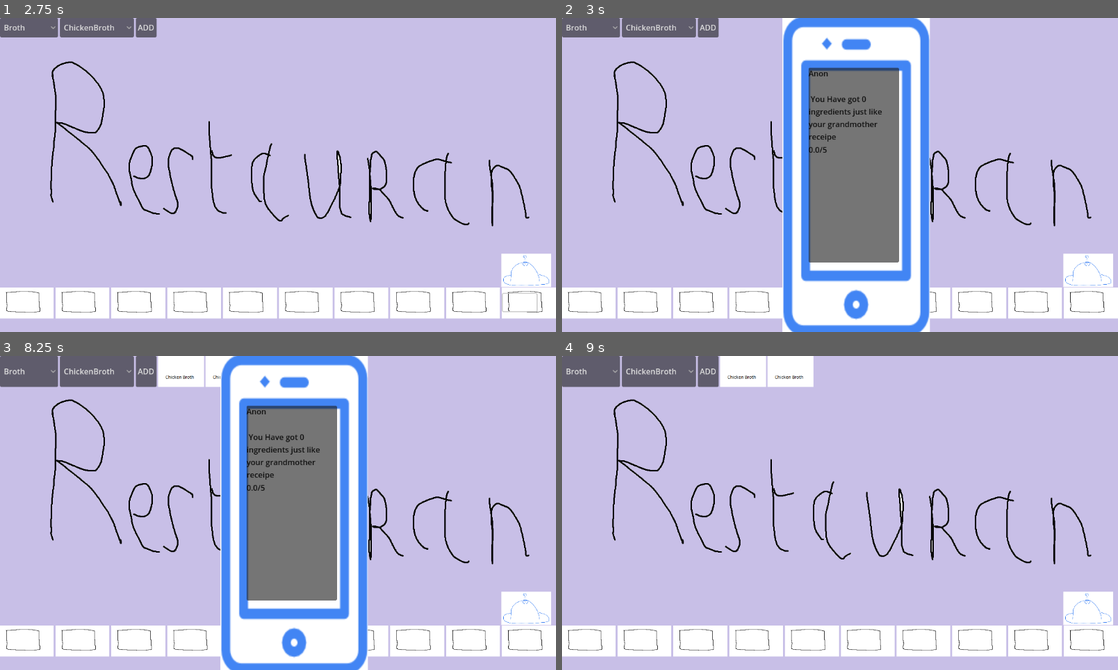
Above: before the commit, frames 1-4 (two rows, left to right).
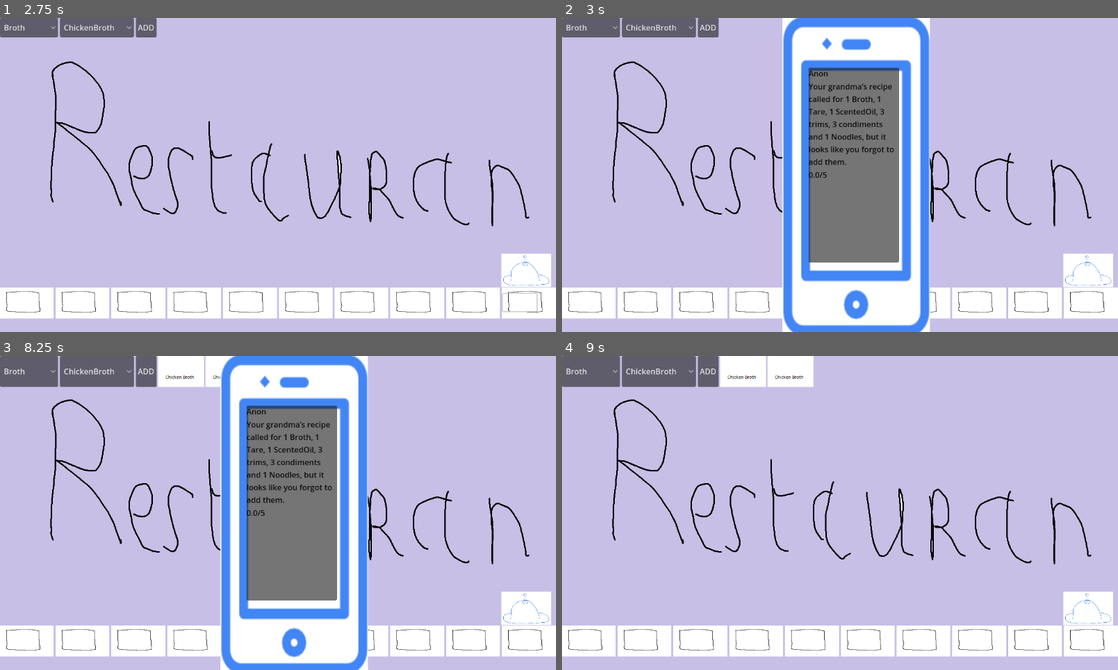
Above: after the commit, the same moments.

Repository: Hardy-Thomas/RyuNoFoku
Game: Godot game, scene res://scenes/main.tscn
The game is run twice, just before and just after one commit, with the same random seed, the same clock (stepped at 60 frames per second) and the same inputs.
Inputs (mouse positions are in pixels of both pictures, inside the frame that each line leads up to):
- Up to frame 1 (2.75 s): click "Broth" at 0.5 s; click "ChickenBroth" at 1.25 s; click (517, 303) at 2 s
- Up to frame 2 (3 s): click (1090, 269) at 2.75 s
- Up to frame 3 (8.25 s): click (289, 503) at 3.5 s; click "ADD" at 4.25 s; click "Broth" at 5 s; click "ChickenBroth" at 5.75 s; click "ADD" at 6.5 s; click (517, 641) at 7.25 s; click (528, 607) at 8 s
- Up to frame 4 (9 s): click (851, 503) at 8.75 s

Frame 1 is identical in both runs. In frame 2, 0.8% of the frame differs, in the area x 44-60%, y 20-51%; in frame 3, 0.8%; in frame 4, nothing differs.

Commit message:
Bon si j'ai pas le choix

Diff:
--- a/scenes/dialog.tscn
+++ b/scenes/dialog.tscn
@@ -1,7 +1,7 @@
 [gd_scene load_steps=5 format=3 uid="uid://c0bbudwwfhd02"]
 
 [ext_resource type="Texture2D" uid="uid://cdvrpnu2a5voo" path="res://picture/sprite/Rating/phone.png" id="1_pkx4w"]
-[ext_resource type="Script" uid="uid://brb0vewjfuu5x" path="res://scenes/dialog.gd" id="2_36pgd"]
+[ext_resource type="Script" uid="uid://brb0vewjfuu5x" path="res://scripts/dialog.gd" id="2_36pgd"]
 
 [sub_resource type="StyleBoxTexture" id="StyleBoxTexture_36pgd"]
 texture = ExtResource("1_pkx4w")
--- a/scripts/IngredientIcon.gd
+++ b/scripts/IngredientIcon.gd
@@ -25,6 +25,4 @@
 	preview.expand_mode = TextureRect.EXPAND_FIT_WIDTH_PROPORTIONAL
 
 	set_drag_preview(preview)
-
-	print("🚀 Drag data créé: ", drag_data)
 	return drag_data
--- a/scenes/dialog.gd
+++ b/scripts/dialog.gd
@@ -26,5 +26,5 @@
 
 
 func _on_button_pressed() -> void:
-	print('hello')
+
 	close()
--- a/scripts/main.gd
+++ b/scripts/main.gd
@@ -33,12 +33,14 @@
 var ingredients_by_category := {}
 
 func _ready():
+
 	organize_ingredients_by_category()
 	setup_dropdowns()
 	setup_board()
 	position_board_bottom()
 	validate_button.pressed.connect(on_validate)
 	add_button.pressed.connect(on_add_ingredient)
+
 
 func organize_ingredients_by_category():
 	ingredients_by_category = {}
@@ -60,7 +62,7 @@
 	# Connect signal
 	category_dropdown.item_selected.connect(on_category_selected)
 
-	# Setup initial ingredient dropdown
+	# Setup initiaim", "trim", "trim", "condiment", "condiment", "condiment", "Noodles"]
 	update_ingredient_dropdown(0)
 
 func on_category_selected(index):
@@ -131,7 +133,7 @@
 	grid.add_theme_constant_override("h_separation", 10)
 	grid.add_theme_constant_override("v_separation", 10)
 
-	# Remplacer l'ancien container
+	# Remplacer l'im", "trim", "trim", "condiment", "condiment", "condiment", "Noodles"]
 	var parent = container.get_parent()
 	var index = container.get_index()
 
@@ -146,6 +148,44 @@
 		board = grid
 
 	container.queue_free()
+
+
+#fonction vectoriel qui perme d'obtenir les catégories a partir des noms
+
+func get_categorys_from_names(NameList):
+	var NameList_categories = NameList.map(
+		func(name):
+			return INGREDIENTS.filter(func(i): return i["name"] == name)[0]["category"]
+	)
+	return NameList_categories
+
+
+
+
+
+
+#renvoie un dictionnaire
+func count_categories(categories):
+	var counts := {}
+	for cat in categories:
+		if counts.has(cat):
+			counts[cat] += 1
+		else:
+			counts[cat] = 1
+	return counts
+
+
+
+
+func check_categories_secret_matching(TheGuess):
+	#on retire les éléments du guess a secret comme ça on se retrouve avec seulement les manquant pour afficher ce qui nous manque
+
+	var remaining = secret.filter(func(i): return i not in TheGuess)
+	var Toto = get_categorys_from_names(remaining)
+	Toto = count_categories(Toto)
+	return Toto
+
+
 
 func validations():
 	var guessed_recipe = []
@@ -158,29 +198,22 @@
 		if ingredient in secret:
 			score += 1  # bon ingrédient
 			good += 1
-			print(score)
+
 		else:
-			print(ingredient)
-			print(secret)
+
 			if " " == ingredient:
 				print(" ")
 				if not(" " in secret) :
-					print("VOVOOVOVOOVOVOODSFJFGMKSDJGHMLKSDJGFMLKDSMLKGMSLDKGMDSKGMLKSDGMKDSMLGK")
-			score -= 2  # ingrédient mauvais ingrédient
-			print("MALUS")
+					score -= 2  # ingrédient mauvais ingrédient
+
 
 	#MISSING INGREDIENT YOU SUCK LOL
 	for ingredient in secret:
 		if ingredient not in guessed_recipe:
 			print(ingredient)
-			score -= 1  # ingrédient manquant
-			print("looser")
-		#BON J'AI IMPROVISE LE SCORRING
-	print('HAAAAAAAAAAAAAAAa')
-
-	print(score)
-	print(score/len(secret))
-	print(score*5/len(secret))
+			score -= 1  # ingrédient manquant condiment
+
+		#BON J'AI IMPROVISE LE SCORRINGcondimentcondiment
 	score = score/len(secret)*5
 
 	if score < 0:
@@ -188,10 +221,37 @@
 
 	print("Score final :", score)
 	return [score,good]
+var missing_ingredients = {
+	"Broth": 1,
+	"Tare": 1,
+	"ScentedOil": 1,
+	"trim": 3,
+	"condiment": 3,
+	"Noodles": 1
+}
+
+func generate_text_category(missing_dict):
+	var parts: Array = []
+	for k in missing_dict.keys():
+		var v = missing_dict[k]
+		var name = k if v == 1 else k + "s"
+		parts.append(str(v) + " " + name)
+
+	var text: String
+	if parts.size() > 1:
+		text = ", ".join(parts.slice(0, parts.size() - 1)) + " and " + parts[-1]
+	else:
+		text = parts[0]
+	return "Your grandma’s recipe called for %s, but it looks like you forgot to add them." % text
+
+
+
+
 
 func on_validate():
 	var guess = []
 func _on_texture_button_pressed() -> void:
+
 	var guess = ""
 	for slot in board.get_children():
 		if slot is TextureRect and slot.ingredient_name != "":
@@ -205,5 +265,9 @@
 	var valid = validations()
 	score = valid[0]
 	good = valid[1]
-	phone_feedback.display("Anon",guess + "\n You Have got " +str(good) + " ingredients just like your grandmother receipe",score)
+	print(generate_text_category(check_categories_secret_matching(guess)))
+	phone_feedback.display("Anon",generate_text_category(check_categories_secret_matching(guess)) ,score)
+
+	#phone_feedback.display("Anon",guess + "\n You Have got " +str(good) + " ingredients just like your grandmother receipe",score)
 	print("Recette proposée :", guess)
+	check_categories_secret_matching(guess)
--- a/scripts/main_BACKUP_31215.gd
+++ /dev/null
@@ -1,74 +0,0 @@
-extends Node2D
-
-const INGREDIENTS = [
-	{"name": "ChickenBroth", "picture": "res://picture/ingredient/ChickenBroth.png"},
-	{"name": "VegetableBroth", "picture": "res://picture/ingredient/VegetableBroth.png"},
-	{"name": "PorkBroth", "picture": "res://picture/ingredient/PorkBroth.png"},
-	{"name": "Tare", "picture": "res://picture/ingredient/Tare.png"},
-	{"name": "ScentedOil", "picture": "res://picture/ingredient/ScentedOil.png"},
-	{"name": "PickledEggs", "picture": "res://picture/ingredient/PickledEggs.png"},
-	{"name": "Menma", "picture": "res://picture/ingredient/Menma.png"},
-	{"name": "Chashu", "picture": "res://picture/ingredient/Chashu.png"},
-	{"name": "RiceNoodles ", "picture": "res://picture/ingredient/RiceNoodles.png"},
-	{"name": "WheatNoodles ", "picture": "res://picture/ingredient/WheatNoodles.png"},
-	{"name": "SpringOnions", "picture": "res://picture/ingredient/SpringOnions.png"},
-	{"name": "NoriSheets", "picture": "res://picture/ingredient/NoriSheets.png"},
-	{"name": "Narutomaki", "picture": "res://picture/ingredient/Narutomaki.png"}
-]
-
-var secret = ["PorkBroth", "Tare", "ScentedOil", "PickledEggs", "Menma", "Chashu", "WheatNoodles", "SpringOnions", "NoriSheets", "Narutomaki"]
-
-
-# Références UI
-@onready var shelf = $UI/IngredientsShelf
-@onready var board = $UI/RecipeBoard
-@onready var feedback = $UI/Feedback
-@onready var validate_button = $UI/Valider
-@onready var phone_feedback = $UI/dialog
-var current_guess := []
-
-func _ready():
-	setup_shelf()
-	setup_board()
-
-
-func setup_shelf():
-	for ing in INGREDIENTS:
-		var icon = preload("res://scenes/ingredient_icon.tscn").instantiate()
-		icon.texture = load(ing.picture)
-		icon.ingredient_name = ing.name
-		icon.custom_minimum_size = Vector2(64, 64)
-		icon.size_flags_horizontal = Control.SIZE_SHRINK_CENTER
-		shelf.add_child(icon)
-
-func setup_board():
-	# Vide le board au cas où
-	for child in board.get_children():
-		child.queue_free()
-
-	for i in range(secret.size()):
-		var slot = preload("res://scenes/slot.tscn").instantiate()
-
-		# Configuration critique
-		slot.custom_minimum_size = Vector2(64, 64)
-		slot.size_flags_horizontal = Control.SIZE_EXPAND_FILL
-		slot.size_flags_vertical = Control.SIZE_SHRINK_CENTER
-
-		board.add_child(slot)
-		print("Slot ", i, " créé - Parent: ", slot.get_parent().name)
-
-func position_board_bottom():
-	# Positionnement plus robuste
-	var screen_size = get_viewport().get_visible_rect().size
-	board.position = Vector2(0, screen_size.y - 100)
-	board.size = Vector2(screen_size.x, 80)
-
-func _on_texture_button_pressed() -> void:
-	var guess = ""
-	for slot in board.get_children():
-		if slot is TextureRect and slot.ingredient_name != "":
-			current_guess.append(slot.ingredient_name)
-			guess = guess + " and " + slot.ingredient_name
-
-	phone_feedback.display(guess)
-	print("Recette proposée :", guess)
--- a/scripts/main_BASE_31215.gd
+++ /dev/null
@@ -1,58 +0,0 @@
-extends Node2D
-
-const INGREDIENTS = [
-	{"name": "ChickenBroth", "picture": "res://picture/ingredient/ChickenBroth.png"},
-	{"name": "VegetableBroth", "picture": "res://picture/ingredient/VegetableBroth.png"},
-	{"name": "PorkBroth", "picture": "res://picture/ingredient/PorkBroth.png"},
-	{"name": "Tare", "picture": "res://picture/ingredient/Tare.png"},
-	{"name": "ScentedOil", "picture": "res://picture/ingredient/ScentedOil.png"},
-	{"name": "PickledEggs", "picture": "res://picture/ingredient/PickledEggs.png"},
-	{"name": "Menma", "picture": "res://picture/ingredient/Menma.png"},
-	{"name": "Chashu", "picture": "res://picture/ingredient/Chashu.png"},
-	{"name": "RiceNoodles ", "picture": "res://picture/ingredient/RiceNoodles.png"},
-	{"name": "WheatNoodles ", "picture": "res://picture/ingredient/WheatNoodles.png"},
-	{"name": "SpringOnions", "picture": "res://picture/ingredient/SpringOnions.png"},
-	{"name": "NoriSheets", "picture": "res://picture/ingredient/NoriSheets.png"},
-	{"name": "Narutomaki", "picture": "res://picture/ingredient/Narutomaki.png"}
-]
-
-var secret = ["PorkBroth", "Tare", "ScentedOil", "PickledEggs", "Menma", "Chashu", "WheatNoodles", "SpringOnions", "NoriSheets", "Narutomaki"]
-
-# Références UI
-@onready var shelf = $UI/IngredientsShelf
-@onready var board = $UI/RecipeBoard
-@onready var feedback = $UI/Feedback
-@onready var validate_button = $UI/Valider
-
-var current_guess := []
-
-func _ready():
-	setup_shelf()
-	setup_board()
-	validate_button.pressed.connect(on_validate)
-
-
-func setup_shelf():
-	for ing in INGREDIENTS:
-		var icon = preload("res://scenes/ingredient_icon.tscn").instantiate()
-		icon.texture = load(ing.picture)
-		icon.ingredient_name = ing.name
-		icon.custom_minimum_size = Vector2(64, 64)
-		shelf.add_child(icon)
-
-
-func setup_board():
-	for i in range(secret.size()):
-		var slot = preload("res://scenes/slot.tscn").instantiate()
-		slot.texture = load("res://picture/empty_slot.png")
-		slot.custom_minimum_size = Vector2(64, 64)
-		board.add_child(slot)
-
-
-
-
-func on_validate():
-	var guess = []
-	for slot in board.get_children():
-		guess.append(slot.ingredient_name)
-	print("Recette proposée :", guess)
--- a/scripts/main_LOCAL_31215.gd
+++ /dev/null
@@ -1,63 +0,0 @@
-extends Node2D
-
-const INGREDIENTS = [
-	{"name": "ChickenBroth", "picture": "res://picture/ingredient/ChickenBroth.png"},
-	{"name": "VegetableBroth", "picture": "res://picture/ingredient/VegetableBroth.png"},
-	{"name": "PorkBroth", "picture": "res://picture/ingredient/PorkBroth.png"},
-	{"name": "Tare", "picture": "res://picture/ingredient/Tare.png"},
-	{"name": "ScentedOil", "picture": "res://picture/ingredient/ScentedOil.png"},
-	{"name": "PickledEggs", "picture": "res://picture/ingredient/PickledEggs.png"},
-	{"name": "Menma", "picture": "res://picture/ingredient/Menma.png"},
-	{"name": "Chashu", "picture": "res://picture/ingredient/Chashu.png"},
-	{"name": "RiceNoodles ", "picture": "res://picture/ingredient/RiceNoodles.png"},
-	{"name": "WheatNoodles ", "picture": "res://picture/ingredient/WheatNoodles.png"},
-	{"name": "SpringOnions", "picture": "res://picture/ingredient/SpringOnions.png"},
-	{"name": "NoriSheets", "picture": "res://picture/ingredient/NoriSheets.png"},
-	{"name": "Narutomaki", "picture": "res://picture/ingredient/Narutomaki.png"}
-]
-
-var secret = ["PorkBroth", "Tare", "ScentedOil", "PickledEggs", "Menma", "Chashu", "WheatNoodles", "SpringOnions", "NoriSheets", "Narutomaki"]
-
-# Références UI
-@onready var shelf = $UI/IngredientsShelf
-@onready var board = $UI/RecipeBoard
-@onready var feedback = $UI/Feedback
-@onready var validate_button = $UI/Valider
-@onready var phone_feedback = $UI/dialog
-var current_guess := []
-
-func _ready():
-	setup_shelf()
-	setup_board()
-
-
-
-
-func setup_shelf():
-	for ing in INGREDIENTS:
-		var icon = preload("res://scenes/ingredient_icon.tscn").instantiate()
-		icon.texture = load(ing.picture)
-		icon.ingredient_name = ing.name
-		icon.custom_minimum_size = Vector2(64, 64)
-		shelf.add_child(icon)
-
-
-func setup_board():
-	for i in range(secret.size()):
-		var slot = preload("res://scenes/slot.tscn").instantiate()
-		slot.texture = load("res://picture/empty_slot.png")
-		slot.custom_minimum_size = Vector2(64, 64)
-		board.add_child(slot)
-
-
-
-
-func _on_texture_button_pressed() -> void:
-	var guess = ""
-	for slot in board.get_children():
-		if slot is TextureRect and slot.ingredient_name != "":
-			current_guess.append(slot.ingredient_name)
-			guess = guess + " and " + slot.ingredient_name
-
-	phone_feedback.display(guess)
-	print("Recette proposée :", guess)
--- a/scripts/main_REMOTE_31215.gd
+++ /dev/null
@@ -1,71 +0,0 @@
-extends Node2D
-
-const INGREDIENTS = [
-	{"name": "ChickenBroth", "picture": "res://picture/ingredient/ChickenBroth.png"},
-	{"name": "VegetableBroth", "picture": "res://picture/ingredient/VegetableBroth.png"},
-	{"name": "PorkBroth", "picture": "res://picture/ingredient/PorkBroth.png"},
-	{"name": "Tare", "picture": "res://picture/ingredient/Tare.png"},
-	{"name": "ScentedOil", "picture": "res://picture/ingredient/ScentedOil.png"},
-	{"name": "PickledEggs", "picture": "res://picture/ingredient/PickledEggs.png"},
-	{"name": "Menma", "picture": "res://picture/ingredient/Menma.png"},
-	{"name": "Chashu", "picture": "res://picture/ingredient/Chashu.png"},
-	{"name": "RiceNoodles ", "picture": "res://picture/ingredient/RiceNoodles.png"},
-	{"name": "WheatNoodles ", "picture": "res://picture/ingredient/WheatNoodles.png"},
-	{"name": "SpringOnions", "picture": "res://picture/ingredient/SpringOnions.png"},
-	{"name": "NoriSheets", "picture": "res://picture/ingredient/NoriSheets.png"},
-	{"name": "Narutomaki", "picture": "res://picture/ingredient/Narutomaki.png"}
-]
-
-var secret = ["PorkBroth", "Tare", "ScentedOil", "PickledEggs", "Menma", "Chashu", "WheatNoodles", "SpringOnions", "NoriSheets", "Narutomaki"]
-
-
-# Références UI
-@onready var shelf = $UI/IngredientsShelf
-@onready var board = $UI/RecipeBoard
-@onready var feedback = $UI/Feedback
-@onready var validate_button = $UI/Valider
-
-var current_guess := []
-
-func _ready():
-	setup_shelf()
-	setup_board()
-	position_board_bottom()
-	validate_button.pressed.connect(on_validate)
-
-func setup_shelf():
-	for ing in INGREDIENTS:
-		var icon = preload("res://scenes/ingredient_icon.tscn").instantiate()
-		icon.texture = load(ing.picture)
-		icon.ingredient_name = ing.name
-		icon.custom_minimum_size = Vector2(64, 64)
-		icon.size_flags_horizontal = Control.SIZE_SHRINK_CENTER
-		shelf.add_child(icon)
-
-func setup_board():
-	# Vide le board au cas où
-	for child in board.get_children():
-		child.queue_free()
-
-	for i in range(secret.size()):
-		var slot = preload("res://scenes/slot.tscn").instantiate()
-
-		# Configuration critique
-		slot.custom_minimum_size = Vector2(64, 64)
-		slot.size_flags_horizontal = Control.SIZE_EXPAND_FILL
-		slot.size_flags_vertical = Control.SIZE_SHRINK_CENTER
-
-		board.add_child(slot)
-		print("Slot ", i, " créé - Parent: ", slot.get_parent().name)
-
-func position_board_bottom():
-	# Positionnement plus robuste
-	var screen_size = get_viewport().get_visible_rect().size
-	board.position = Vector2(0, screen_size.y - 100)
-	board.size = Vector2(screen_size.x, 80)
-
-func on_validate():
-	var guess = []
-	for slot in board.get_children():
-		guess.append(slot.ingredient_name)
-	print("Recette proposée :", guess)
Renamed: scenes/dialog.gd.uid -> scripts/dialog.gd.uid
Not shown, removed: scripts/main_BACKUP_31215.gd.uid
Not shown, removed: scripts/main_BASE_31215.gd.uid
Not shown, removed: scripts/main_LOCAL_31215.gd.uid
Not shown, removed: scripts/main_REMOTE_31215.gd.uid
